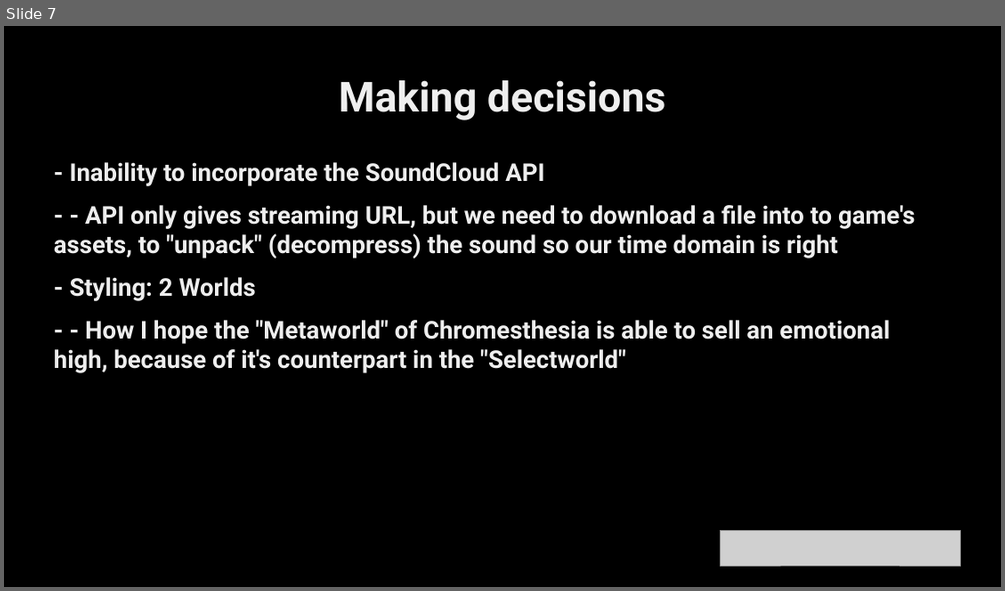
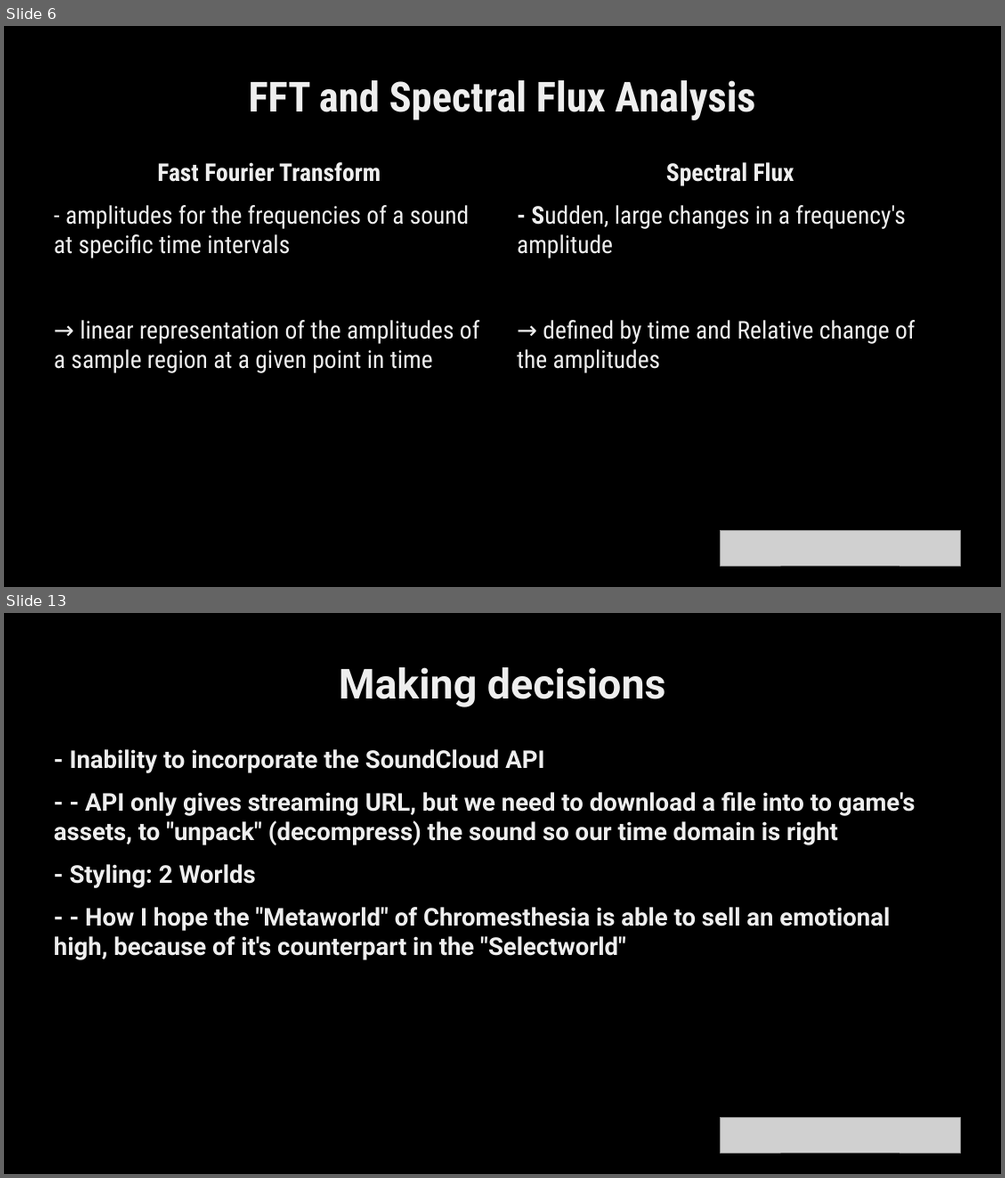
Before and after one commit to etlaM21/Chromesthesia, a slide deck: FINAL_PRESENTATON.odp. Shown one above the other, each under a label of ours: slide 7 before the commit, slides 6 and 13 after it; the slides between them are not shown. The pictures are 1005x591 and 1005x1178 pixels, drawn with LibreOffice and Linux fonts; fonts in the diff are those of the drawing; grey boxes stand for pictures. Boxes give left, top, right and bottom in pixels: in the first picture for what was removed or moved away, otherwise in the second. Text is boxed around its words. In the diff, an @@ line names an element or a change of style, - is before the commit and + after.

```diff
--- a/FINAL_PRESENTATON.odp
+++ b/FINAL_PRESENTATON.odp
@@ slide 6 added at (4, 26, 1001, 587), background #FFFFFF @@
@@ rectangle added at (4, 26, 1001, 587), fill #000000, outline #808080 0 pt @@
@@ title added at (249, 80, 755, 120), 44 pt, text #EEEEEE, bold @@
+FFT and Spectral Flux Analysis
@@ text added at (54, 162, 480, 373), 26 pt, text #EEEEEE @@
+Fast Fourier Transform
+- amplitudes for the frequencies of a sound at specific time intervals
+→ linear representation of the amplitudes of a sample region at a given point in time
@@ text added at (517, 162, 915, 373), 26 pt, text #EEEEEE @@
+Spectral Flux
+- Sudden, large changes in a frequency's amplitude
+→ defined by time and Relative change of the amplitudes
@@ picture added at (720, 530, 960, 565) @@
@@ what was slide 7 is now slide 13 @@
```
Also in this commit, not shown: 2 slides changed, 7 other slides added, 2 slides removed, 2 other files.
